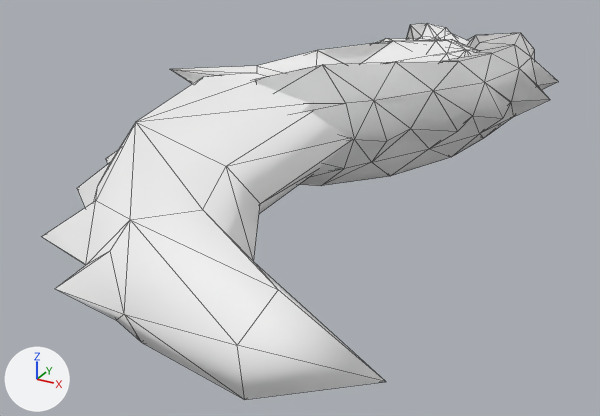
An edit to the glTF model docs/models/weapons/w01/188.glb, drawn before and after from the same camera.
The view is the same before and after, from a camera (50 mm lens) standing at (0.53, -1.416, 0.343) and looking at (0.042, -0.529, -0.1). Arrows for +X, +Y and +Z are at lower left; the lights stay in place. The older version comes first. Mesh edges are drawn as thin lines. Vertices at exactly the same position are counted once.

The scene before the commit, as lines of its bpy script (objects in view):
```python
me_group_0 = bpy.data.meshes.new('Group[0]')
me_group_0.from_pydata(...)  # 142 vertices, 284 faces; spans x -0.102..0.177, y -0.603..0.107, z -0.086..0.086
me_group_0.materials.append(mat_xfb__e0__m00_one188_env01)  # white #ffffff
me_group_100 = bpy.data.meshes.new('Group[100]')
me_group_100.from_pydata(...)  # 77 vertices, 154 faces; spans x -0.102..0.169, y -0.603..0.107, z -0.086..0.086
me_group_100.materials.append(mat_xfb__e0__m00_one188_env01)  # white #ffffff
me_group_2 = bpy.data.meshes.new('Group[2]')
me_group_2.from_pydata(...)  # 205 vertices, 402 faces; spans x -0.133..0.283, y -0.647..0.096, z -0.084..0.084
me_group_2.materials.append(mat_xfb__e0__m00_one188_env01)  # white #ffffff
ob_group_0 = bpy.data.objects.new('Group[0]', me_group_0)
ob_group_0.location = (0.0, 0.0, 0.0)
ob_group_100 = bpy.data.objects.new('Group[100]', me_group_100)
ob_group_100.location = (0.0, 0.0, 0.0)
ob_group_2 = bpy.data.objects.new('Group[2]', me_group_2)
ob_group_2.location = (0.0, 0.0, 0.0)
# also in view: 'Group[21]' at (0.103, -0.669, 0.0)
```
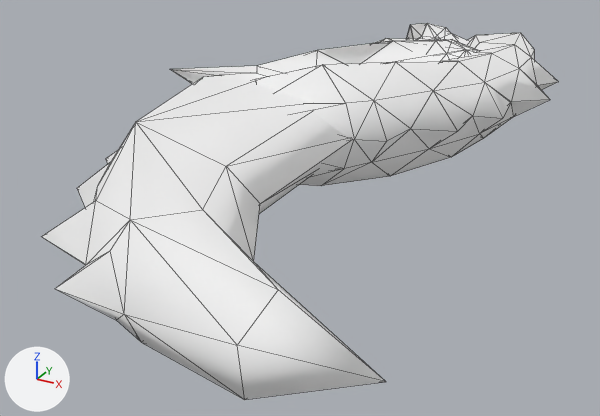
Pixel boxes (x1, y1, x2, y2) of what changed, in the pictures (600 x 416 px):
'Group[2]', reshaped (not visible afterwards): before (254, 33, 558, 186)
'Group[31]', unchanged, uncovered by the edit: after (254, 33, 558, 186)

The change in detail:
me_group_2 is used by ob_group_2; location (0.0, 0.0, 0.0).
me_group_2 had 205 vertices, 402 faces and spanned x -0.133..0.283, y -0.647..0.096, z -0.084..0.084.
me_group_2 now has 130 vertices, 256 faces and spans x -0.119..0.254, y -0.622..0.071, z -0.055..0.055.
me_group_2 part 1: the loose piece of 75 vertices spanning x -0.133..0.283, y -0.647..0.096, z -0.084..0.084 is deleted.
